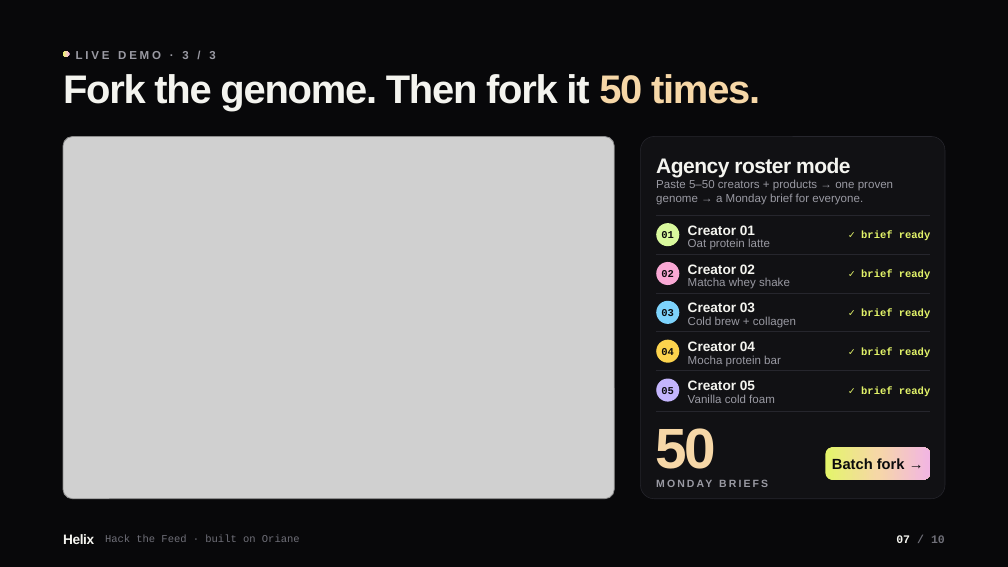
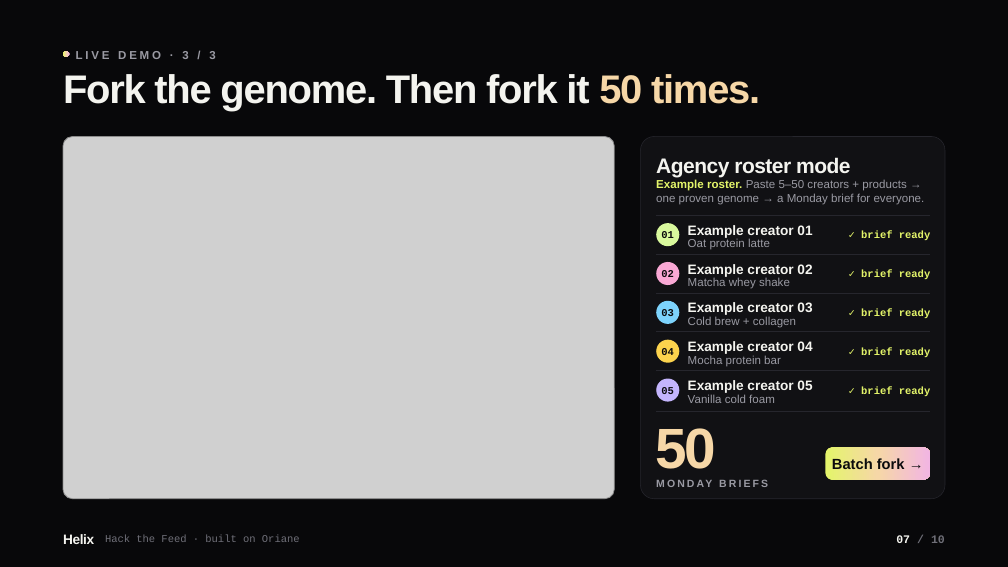
Before and after one commit to vnmoorthy/helix, a slide deck: slide 7 of deck/helix-deck.pptx. Drawn at 1008x567 pixels with LibreOffice and Linux fonts; fonts in the diff are those of the drawing; grey boxes stand for pictures; background and template pictures are left out. Boxes give left, top, right and bottom in pixels: in the first picture for what was removed or moved away, otherwise in the second. Text is boxed around its words. In the diff, an @@ line names an element or a change of style, - is before the commit and + after.

```diff
--- a/deck/helix-deck.pptx
+++ b/deck/helix-deck.pptx
@@ text at box(656, 180, 925, 205): text changed @@
-Paste 5–50 creators + products → one proven genome → a Monday brief for everyone.
+Example roster. Paste 5–50 creators + products → one proven genome → a Monday brief for everyone.
@@ text at box(688, 225, 812, 238): text changed @@
-Creator 01
+Example creator 01
@@ text at box(688, 264, 812, 277): text changed @@
-Creator 02
+Example creator 02
@@ text at box(688, 302, 812, 315): text changed @@
-Creator 03
+Example creator 03
@@ text at box(688, 341, 812, 354): text changed @@
-Creator 04
+Example creator 04
@@ text at box(688, 380, 812, 393): text changed @@
-Creator 05
+Example creator 05
```
Also in this commit, not shown: 5 other slides changed, 2 other files.
